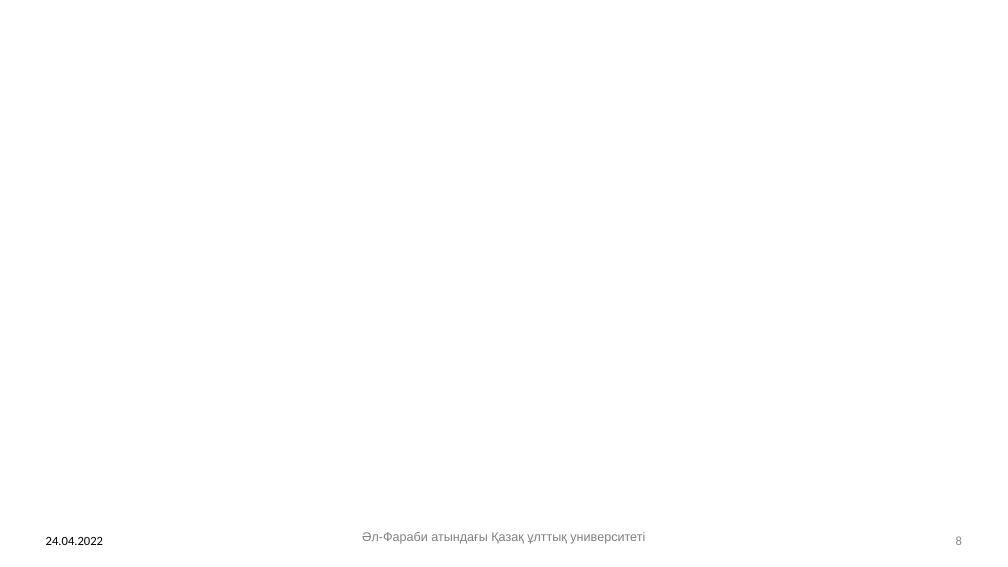
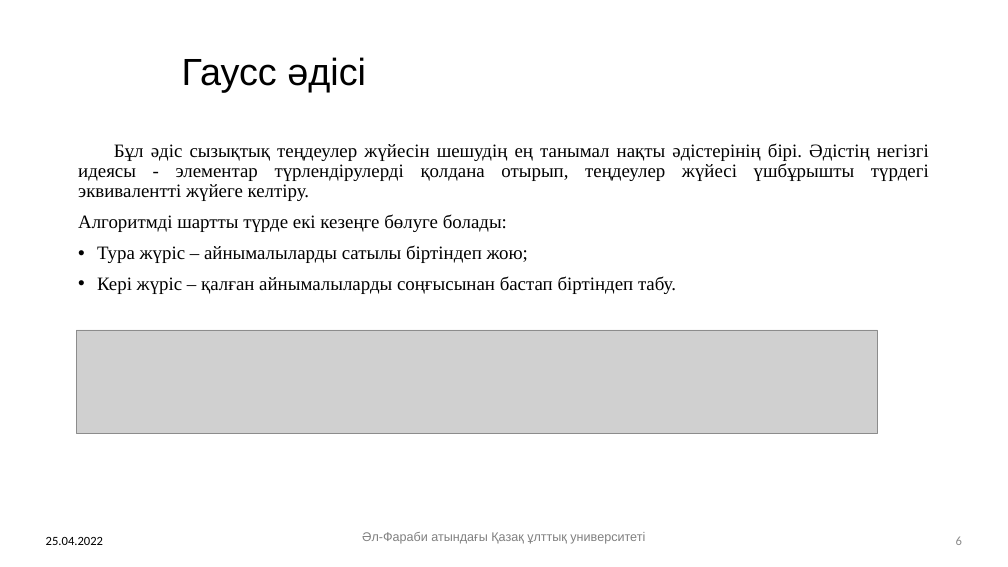
Before and after one commit to Narqyz/satj, a slide deck: slide 6 of Пример каз.pptx (slide 8 before the commit). Drawn at 1008x567 pixels with LibreOffice and Linux fonts; fonts in the diff are those of the drawing; grey boxes stand for pictures; background and template pictures are left out. Boxes give left, top, right and bottom in pixels: in the first picture for what was removed or moved away, otherwise in the second. Text is boxed around its words. In the diff, an @@ line names an element or a change of style, - is before the commit and + after.

Commit message:
слайд Гаусс әдісі обновлен

```diff
--- a/Пример каз.pptx
+++ b/Пример каз.pptx
@@ title added at (182,57,366,92), 36 pt, text #000000 @@
+Гаусс әдісі
@@ text added at (78,143,929,294), 18 pt, text #000000 @@
+Бұл әдіс сызықтық теңдеулер жүйесін шешудің ең танымал нақты әдістерінің бірі. Әдістің негізгі идеясы - элементар түрлендірулерді қолдана отырып, теңдеулер жүйесі үшбұрышты түрдегі эквивалентті жүйеге келтіру.
+Алгоритмді шартты түрде екі кезеңге бөлуге болады:
+• Тура жүріс – айнымалыларды сатылы біртіндеп жою;
+• Кері жүріс – қалған айнымалыларды соңғысынан бастап біртіндеп табу.
@@ picture added at (76,330,877,433) @@
@@ text at (46,537,103,545): text changed @@
-24.04.2022
+25.04.2022
```
Also in this commit, not shown: 10 other slides changed, 1 slide removed.
